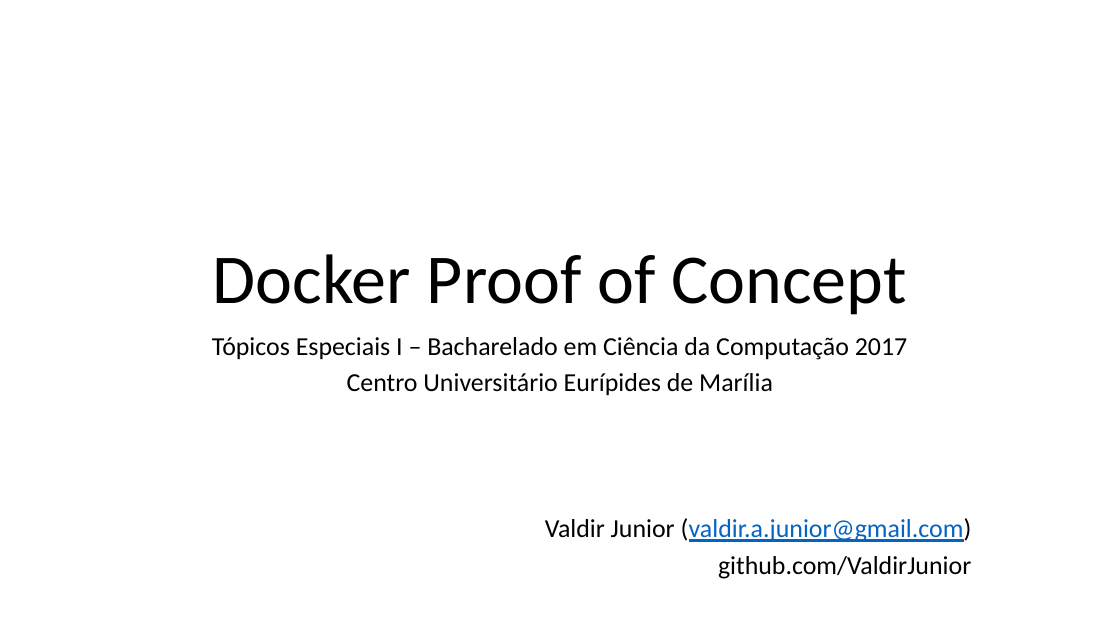
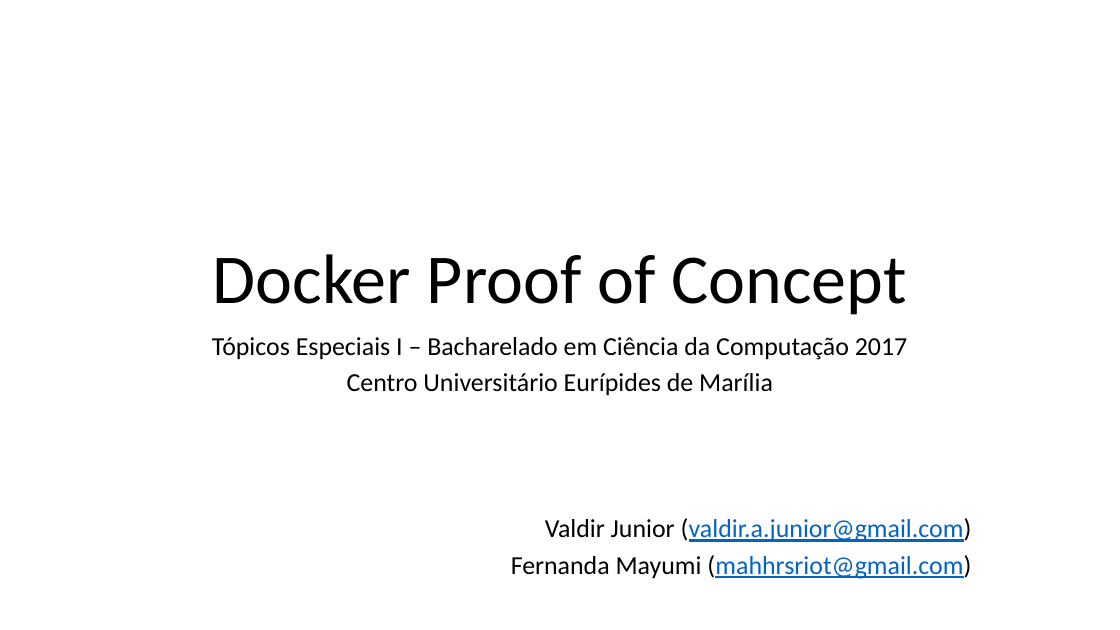
Before and after one commit to ValdirJunior/hellodjango, a slide deck: slide 1 of presentation.pptx. Drawn at 1120x630 pixels with LibreOffice and Linux fonts; fonts in the diff are those of the drawing. Boxes give left, top, right and bottom in pixels: in the first picture for what was removed or moved away, otherwise in the second. Text is boxed around its words. In the diff, an @@ line names an element or a change of style, - is before the commit and + after.

Commit message:
presentation

```diff
--- a/presentation.pptx
+++ b/presentation.pptx
@@ subtitle at [511, 555, 971, 579]: text changed; text colour #000000 to #0563C1 @@
-github.com/ValdirJunior
+Fernanda Mayumi (mahhrsriot@gmail.com)
```
Also in this commit, not shown: 1 other slide changed, 1 slide added.
